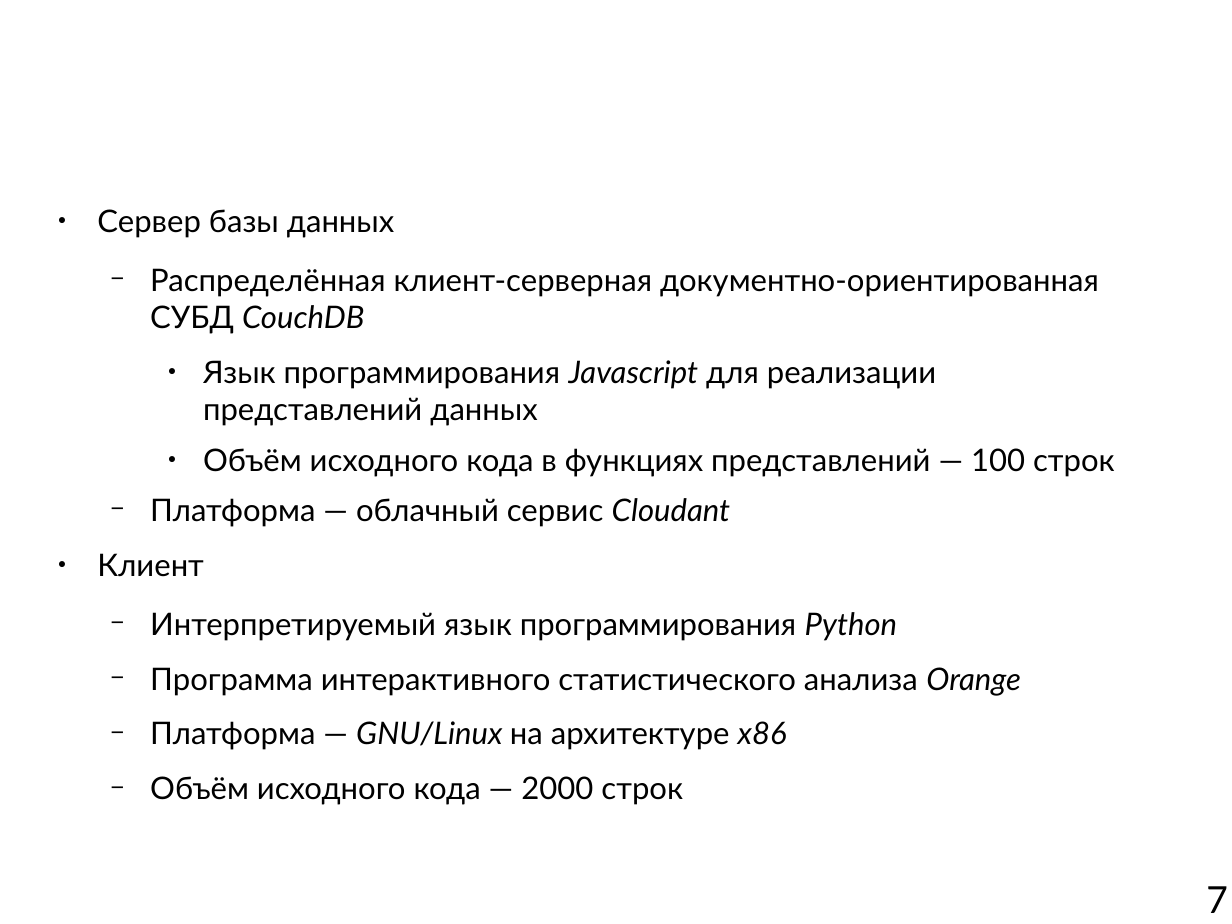
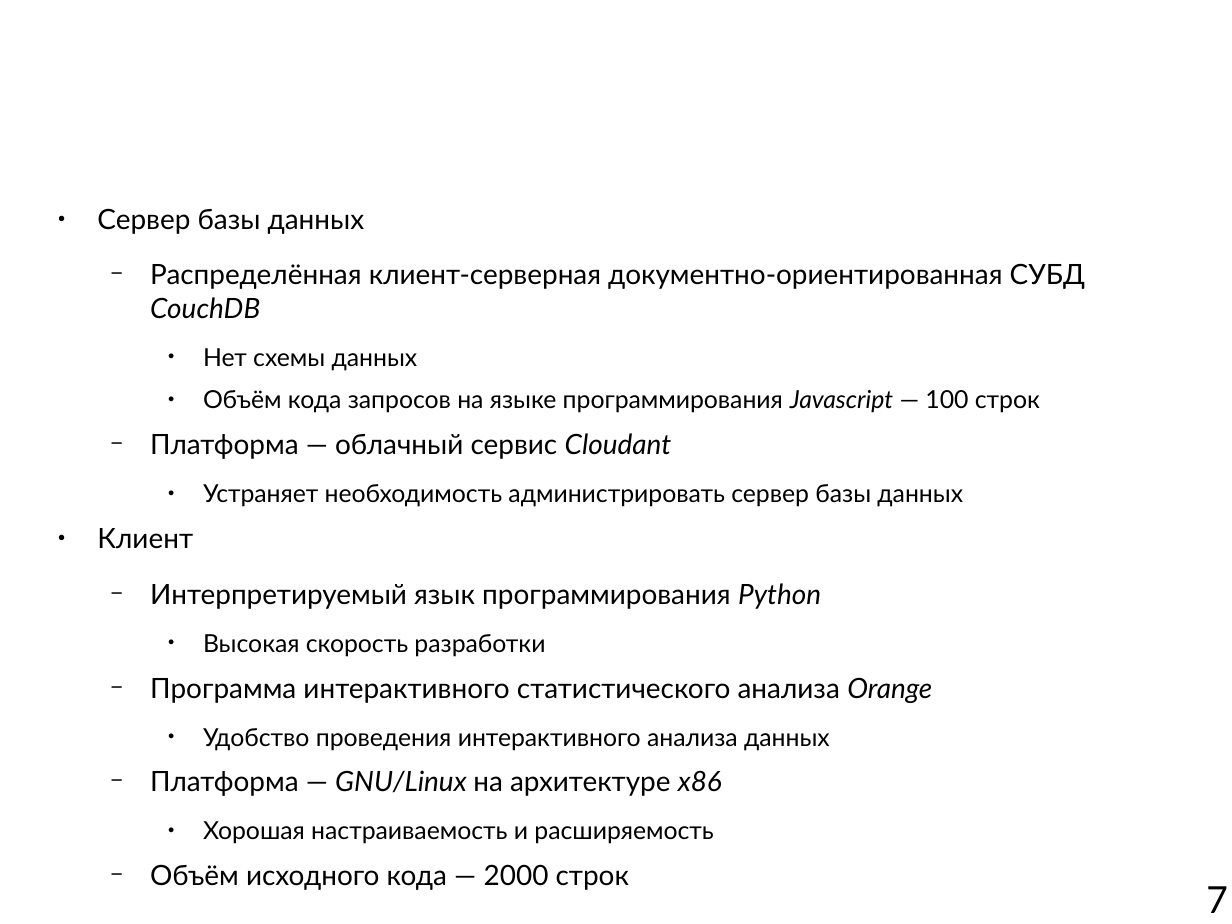
Before and after one commit to mkpankov/adaptor, a slide deck: slide 7 of diploma/defense/brochure.odp. Drawn at 1232x924 pixels with LibreOffice and Linux fonts; fonts in the diff are those of the drawing; background and template pictures are left out. Boxes give left, top, right and bottom in pixels: in the first picture for what was removed or moved away, otherwise in the second. Text is boxed around its words. In the diff, an @@ line names an element or a change of style, - is before the commit and + after.

```diff
--- a/diploma/defense/brochure.odp
+++ b/diploma/defense/brochure.odp
@@ text at [97,208,1085,890]: paragraph added @@
+    ● Высокая скорость разработки
@@ text at [97,208,1085,890]: size 20 to 18 pt in "Сервер базы данных", "Распределённая клиент-серверная документно-ориентированная С ...", "Платформа — облачный сервис Cloudant", "Клиент" and 4 more places @@
@@ text at [203,348,1040,413]: text changed; size 20 to 16 pt @@
-    ● Язык программирования Javascript для реализации представлений данных
-    ● Объём исходного кода в функциях представлений — 100 строк
+    ● Нет схемы данных
+    ● Объём кода запросов на языке программирования Javascript — 100 строк
@@ text at [203,484,963,507]: paragraph added @@
+    ● Устраняет необходимость администрировать сервер базы данных
@@ text at [203,728,830,751]: paragraph added @@
+    ● Удобство проведения интерактивного анализа данных
@@ text at [203,821,713,844]: paragraph added @@
+    ● Хорошая настраиваемость и расширяемость
```
Also in this commit, not shown: 1 other slide changed.
